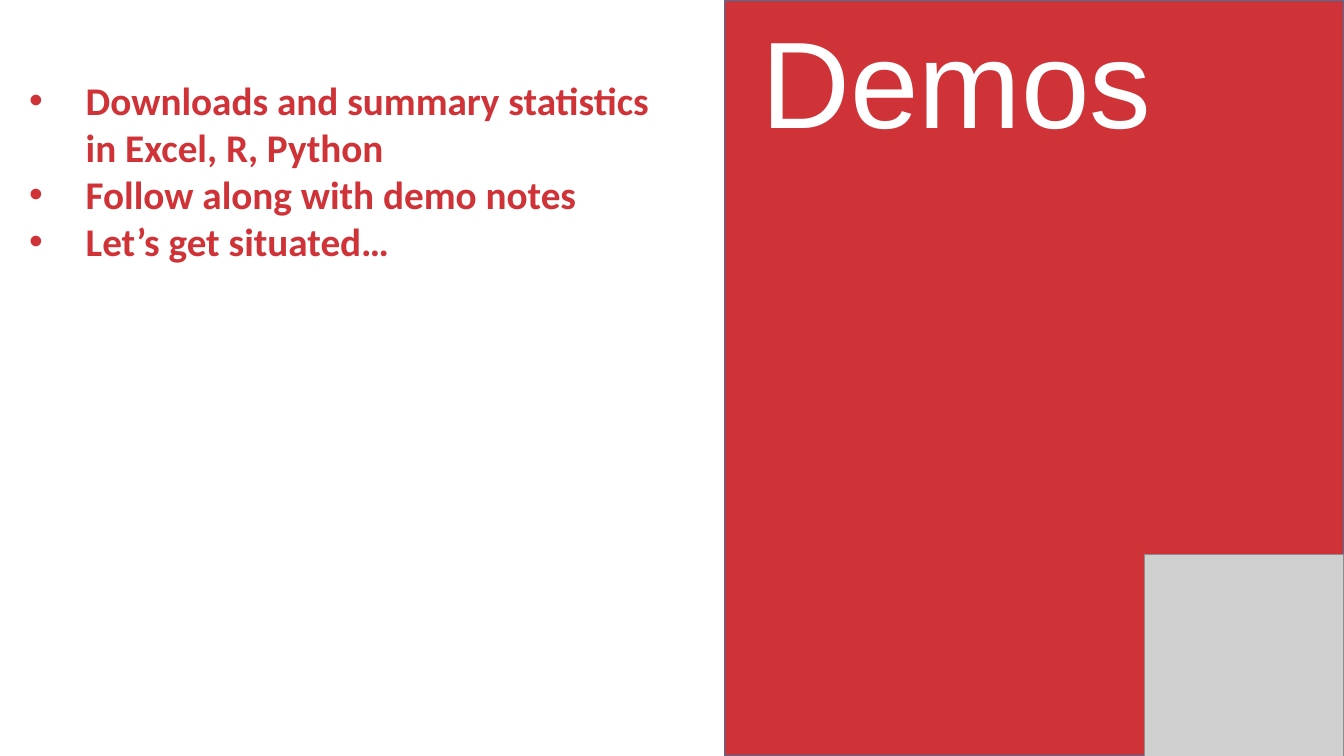
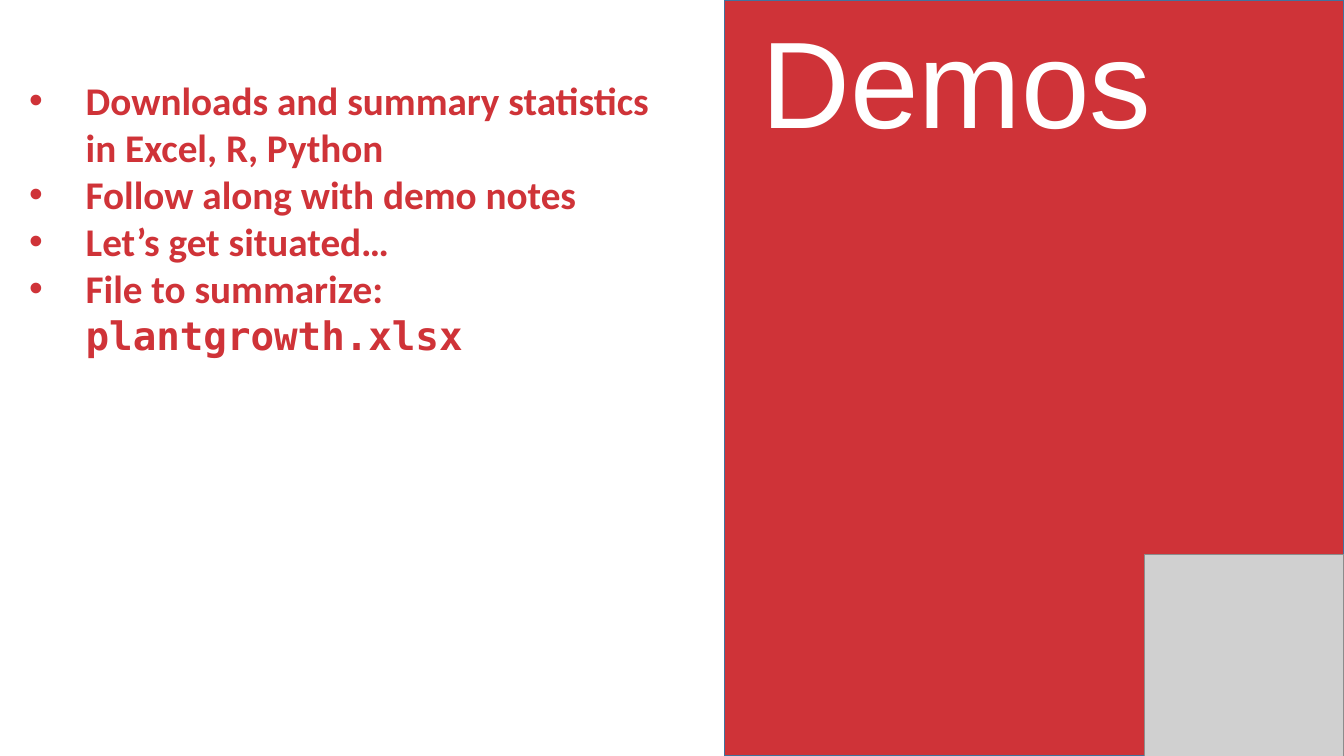
Before and after one commit to stringfestdata/aina-getting-started, a slide deck: slide 5 of aina-getting-started.pptx. Drawn at 1344x756 pixels with LibreOffice and Linux fonts; fonts in the diff are those of the drawing; grey boxes stand for pictures. Boxes give left, top, right and bottom in pixels: in the first picture for what was removed or moved away, otherwise in the second. Text is boxed around its words. In the diff, an @@ line names an element or a change of style, - is before the commit and + after.

```diff
--- a/aina-getting-started.pptx
+++ b/aina-getting-started.pptx
@@ text at <box>86,275,463,358</box>: paragraph added @@
+• File to summarize: plantgrowth.xlsx
```
Also in this commit, not shown: 2 other slides changed, 2 slides added, 1 slide removed, 7 other files.
